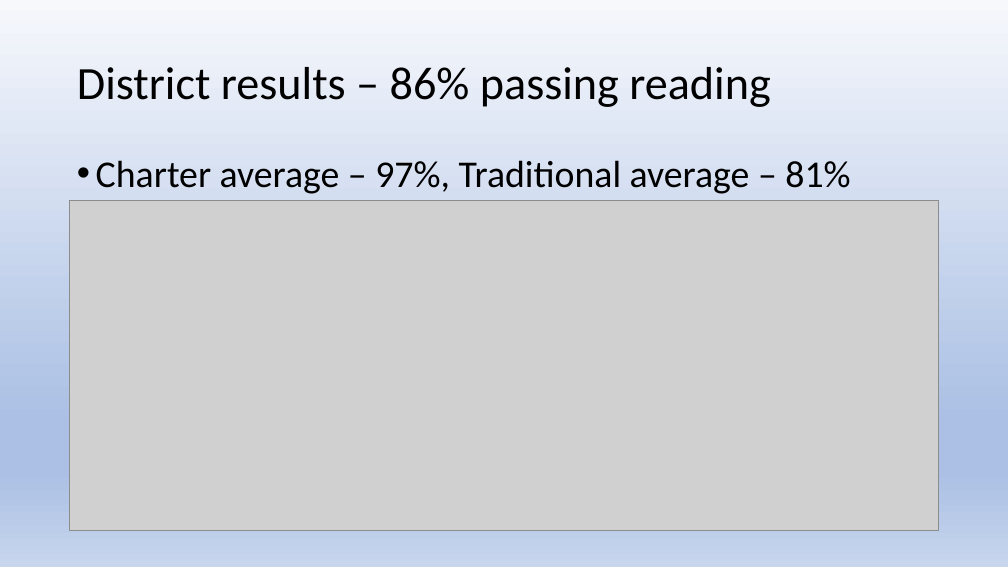
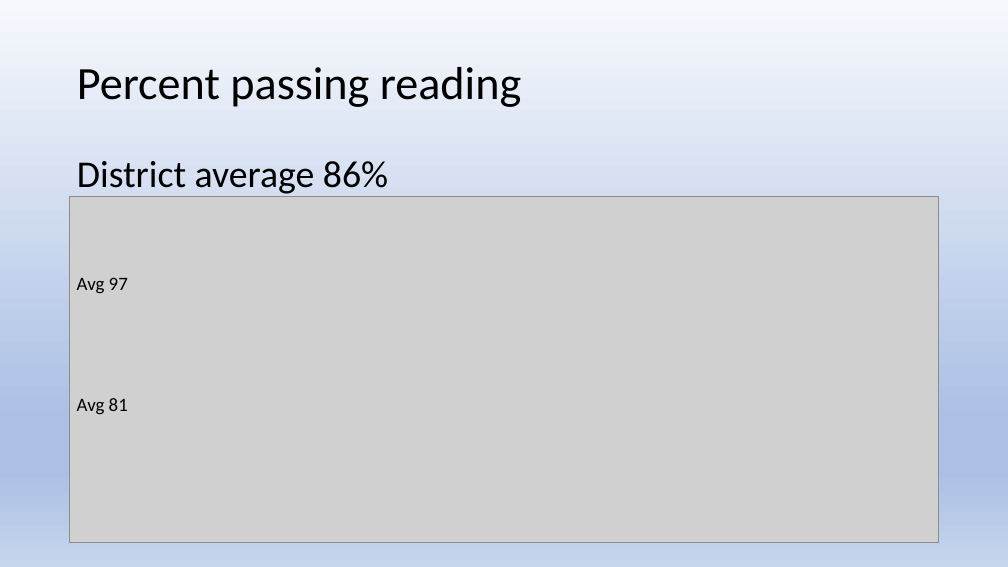
Before and after one commit to js816/tableau_school_district_analysis, a slide deck: slide 12 of School District Analysis.pptx (slide 11 before the commit). Drawn at 1008x567 pixels with LibreOffice and Linux fonts; fonts in the diff are those of the drawing; grey boxes stand for pictures. Boxes give left, top, right and bottom in pixels: in the first picture for what was removed or moved away, otherwise in the second. Text is boxed around its words. In the diff, an @@ line names an element or a change of style, - is before the commit and + after.

```diff
--- a/School District Analysis.pptx
+++ b/School District Analysis.pptx
@@ title at [77, 67, 521, 107]: text changed @@
-District results – 86% passing reading
+Percent passing reading
@@ text at [77, 161, 388, 194]: text changed @@
-• Charter average – 97%, Traditional average – 81%
+District average 86%
@@ picture: place and size @@
-picture at [70, 200, 939, 531]
+picture at [70, 197, 939, 543]
@@ text added at [77, 277, 128, 294], 18 pt, text #000000 @@
+Avg 97
@@ text added at [77, 398, 128, 415], 18 pt, text #000000 @@
+Avg 81
```
Also in this commit, not shown: 12 other slides changed, 2 slides removed, 1 other file.
